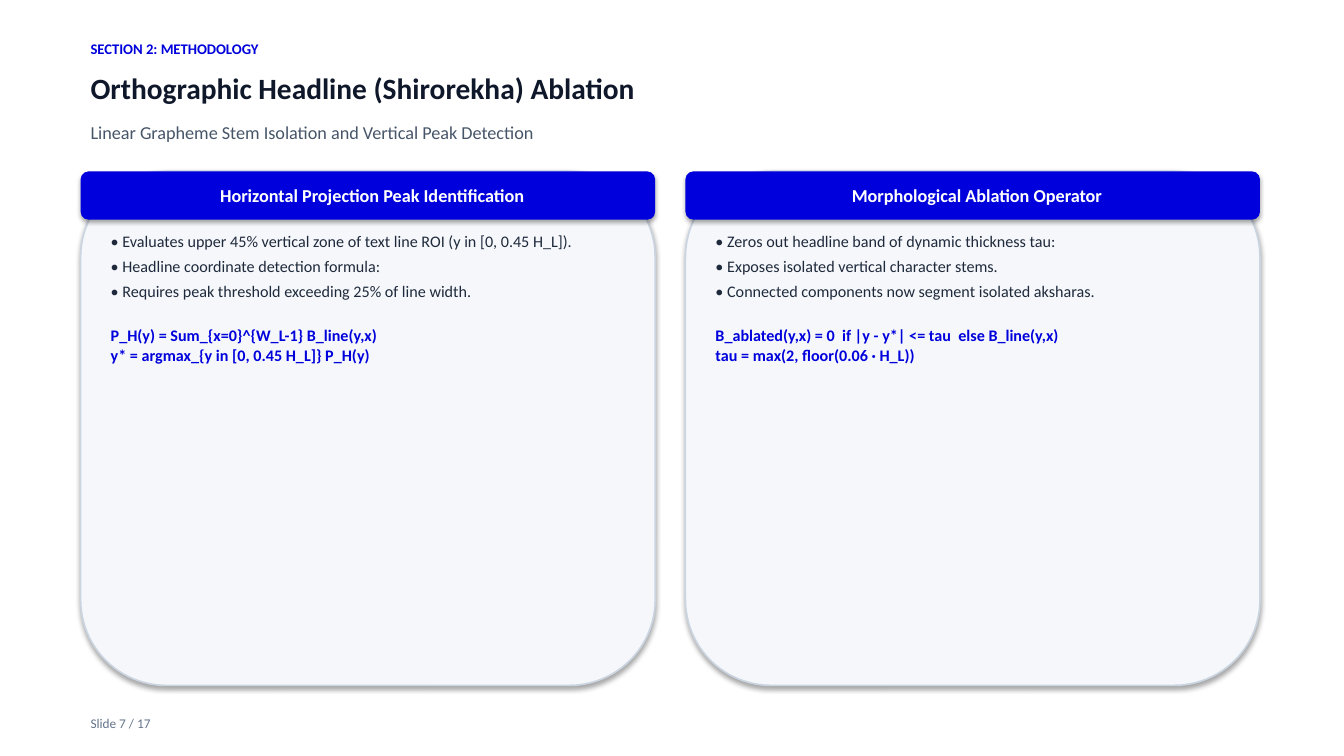
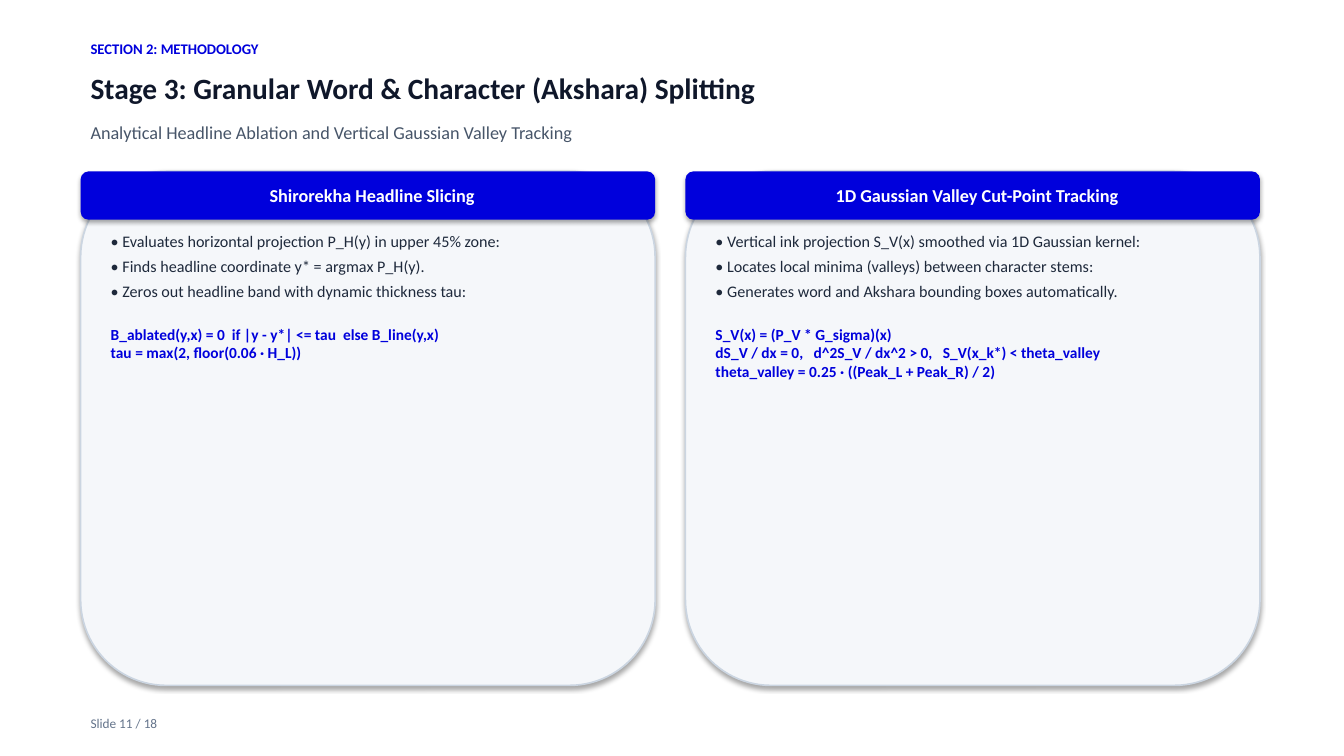
Before and after one commit to Dakshankarthic/Indic, a slide deck: slide 11 of docs/Archival_Manuscript_Layout_Analysis_Presentation.pptx (slide 7 before the commit). Drawn at 1344x756 pixels with LibreOffice and Linux fonts; fonts in the diff are those of the drawing. Boxes give left, top, right and bottom in pixels: in the first picture for what was removed or moved away, otherwise in the second. Text is boxed around its words. In the diff, an @@ line names an element or a change of style, - is before the commit and + after.

Commit message:
docs: add white-background architecture flowchart and integrate full 3-stage pipeline info from autoinnindicppt.pptx

```diff
--- a/docs/Archival_Manuscript_Layout_Analysis_Presentation.pptx
+++ b/docs/Archival_Manuscript_Layout_Analysis_Presentation.pptx
@@ text at bbox=[91, 77, 755, 104]: text changed @@
-Orthographic Headline (Shirorekha) Ablation
+Stage 3: Granular Word & Character (Akshara) Splitting
@@ text at bbox=[91, 126, 572, 142]: text changed @@
-Linear Grapheme Stem Isolation and Vertical Peak Detection
+Analytical Headline Ablation and Vertical Gaussian Valley Tracking
@@ text in rounded rectangle at bbox=[270, 189, 475, 205]: text changed @@
-Horizontal Projection Peak Identification
+Shirorekha Headline Slicing
@@ text in rounded rectangle at bbox=[836, 189, 1118, 205]: text changed @@
-Morphological Ablation Operator
+1D Gaussian Valley Cut-Point Tracking
@@ text at bbox=[111, 235, 500, 360]: text changed @@
-• Evaluates upper 45% vertical zone of text line ROI (y in [0, 0.45 H_L]).
-• Headline coordinate detection formula:
-• Requires peak threshold exceeding 25% of line width.
-P_H(y) = Sum_{x=0}^{W_L-1} B_line(y,x)
-y* = argmax_{y in [0, 0.45 H_L]} P_H(y)
+• Evaluates horizontal projection P_H(y) in upper 45% zone:
+• Finds headline coordinate y* = argmax P_H(y).
+• Zeros out headline band with dynamic thickness tau:
+B_ablated(y,x) = 0 if |y - y*| <= tau else B_line(y,x)
+tau = max(2, floor(0.06 · H_L))
@@ text at bbox=[715, 235, 1140, 380]: text changed @@
-• Zeros out headline band of dynamic thickness tau:
-• Exposes isolated vertical character stems.
-• Connected components now segment isolated aksharas.
-B_ablated(y,x) = 0 if |y - y*| <= tau else B_line(y,x)
-tau = max(2, floor(0.06 · H_L))
+• Vertical ink projection S_V(x) smoothed via 1D Gaussian kernel:
+• Locates local minima (valleys) between character stems:
+• Generates word and Akshara bounding boxes automatically.
+S_V(x) = (P_V * G_sigma)(x)
+dS_V / dx = 0, d^2S_V / dx^2 > 0, S_V(x_k*) < theta_valley
+theta_valley = 0.25 · ((Peak_L + Peak_R) / 2)
@@ text at bbox=[91, 719, 157, 728]: text changed @@
-Slide 7 / 17
+Slide 11 / 18
```
Also in this commit, not shown: 15 other slides changed, 2 slides added, 1 slide removed, 23 other files.
